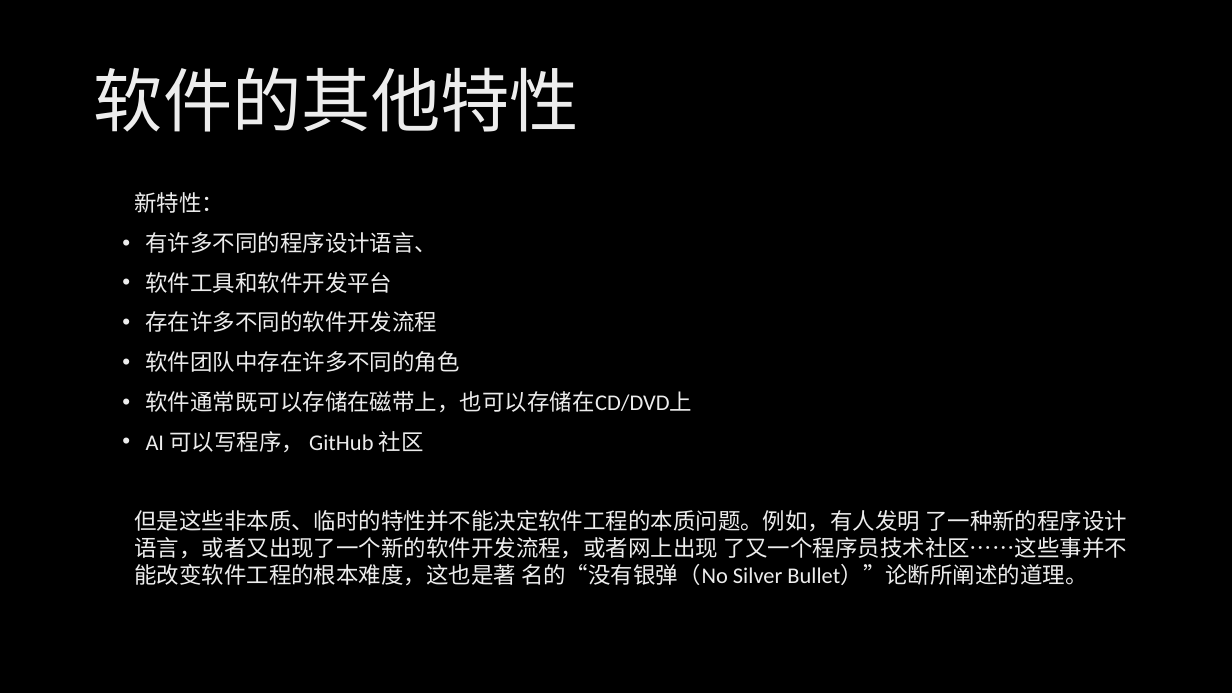
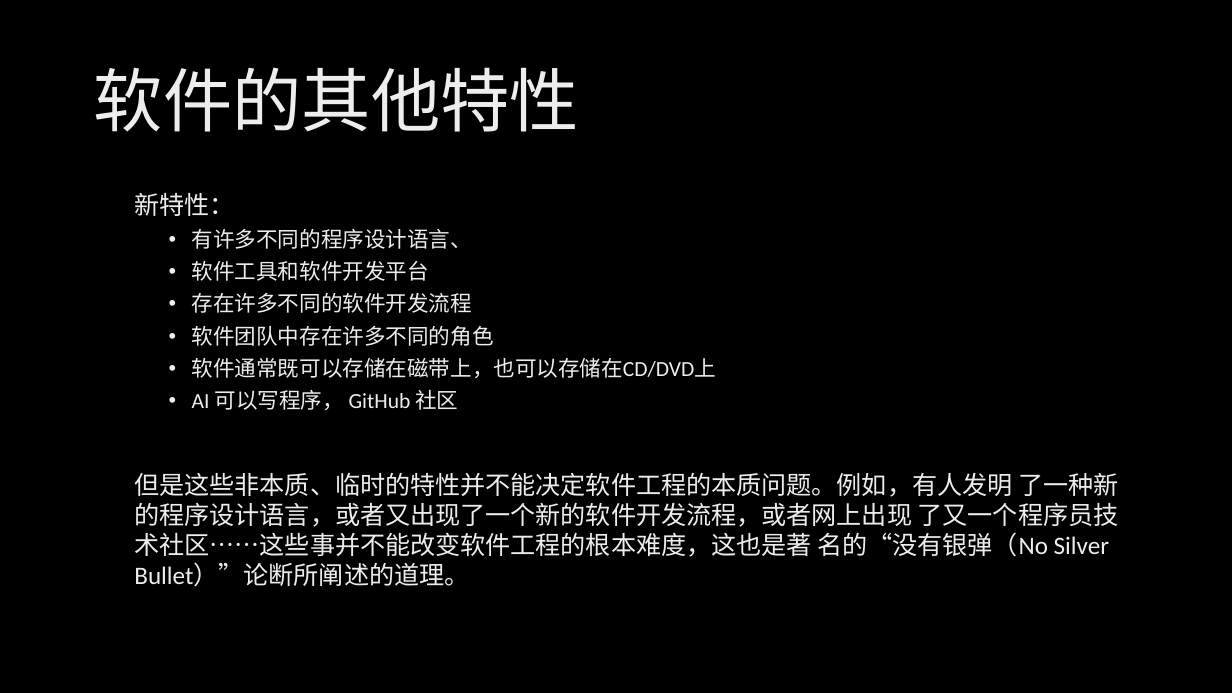
Before and after one commit to xinase/ASE, a slide deck: slide 31 of chapter1/ASE_1_SoftwareEngineering.pptx (slide 30 before the commit). Drawn at 1232x693 pixels with LibreOffice and Linux fonts; fonts in the diff are those of the drawing; background and template pictures are left out. Boxes give left, top, right and bottom in pixels: in the first picture for what was removed or moved away, otherwise in the second. Text is boxed around its words. In the diff, an @@ line names an element or a change of style, - is before the commit and + after.

```diff
--- a/chapter1/ASE_1_SoftwareEngineering.pptx
+++ b/chapter1/ASE_1_SoftwareEngineering.pptx
@@ text "新特性：" at (x1=134, y1=193, x2=1119, y2=587): size 17.5 to 19.6 pt in "新特性：", "但是这些非本质、临时的特性并不能决定软件工程的本质问题。例如，有人发明 了一种新的程序设计语言，或者又出现了一个新的软件 ..."; size 17.5 to 16.8 pt in "有许多不同的程序设计语言、", "软件工具和软件开发平台", "存在许多不同的软件开发流程", "软件团队中存在许多不同的角色" and 2 more places; list level 1 to 2 in "有许多不同的程序设计语言、"; list level 1 to 2 in "软件工具和软件开发平台"; list level 1 to 2 in "存在许多不同的软件开发流程"; list level 1 to 2 in "软件团队中存在许多不同的角色"; list level 1 to 2 in "软件通常既可以存储在磁带上，也可以存储在CD/DVD上"; list level 1 to 2 in "AI 可以写程序， GitHub 社区" @@
```
Also in this commit, not shown: 10 other slides changed, 1 slide added, 1 other file.
